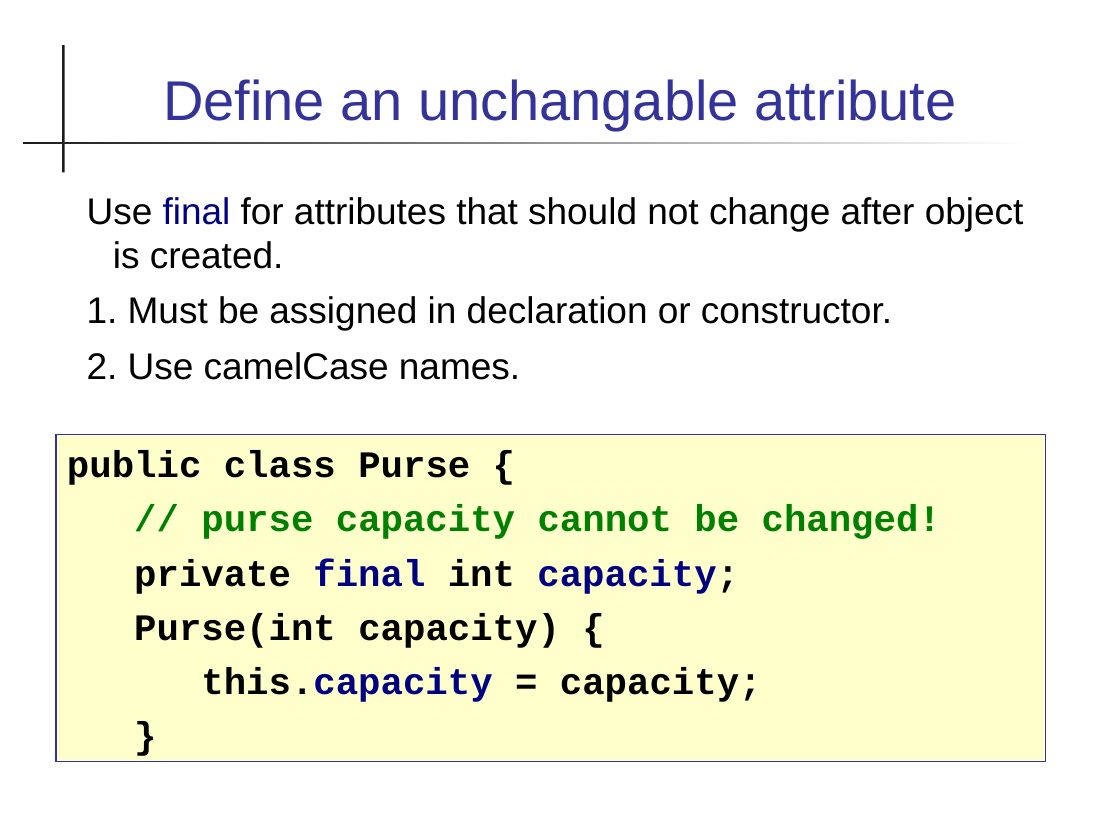
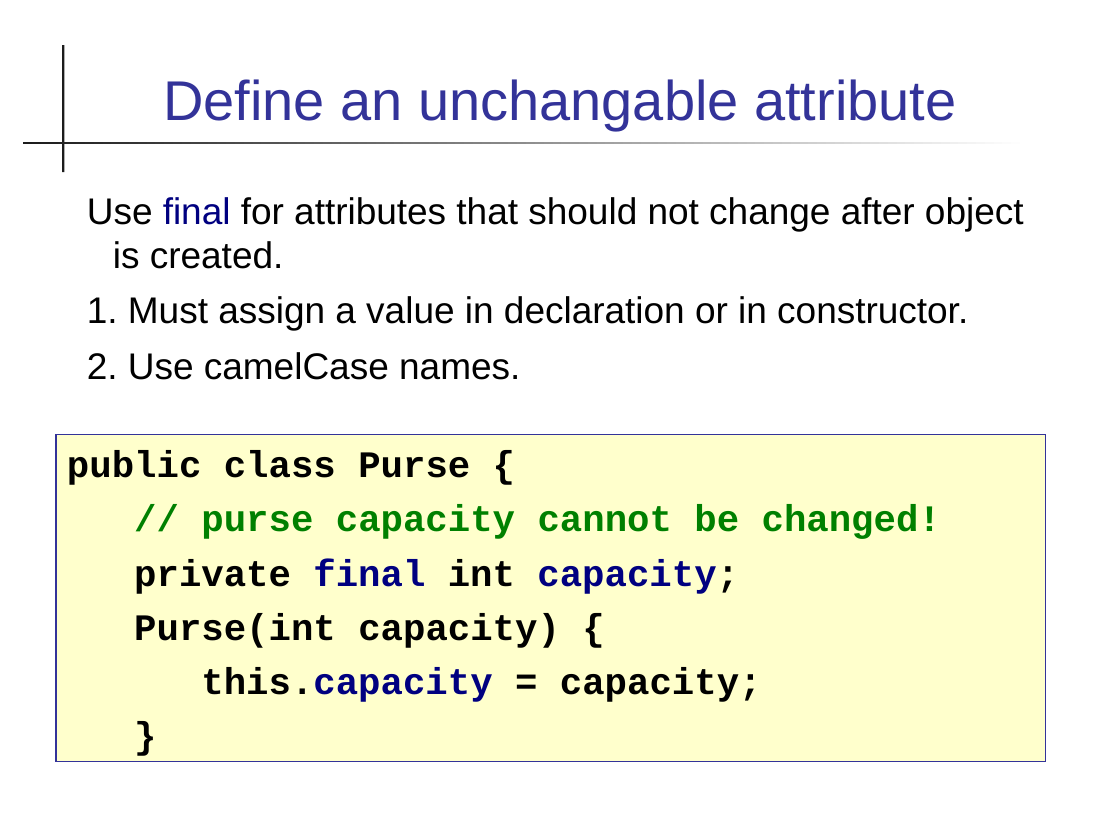
Before and after one commit to skeoop/skeoop.github.io, a slide deck: slide 4 of week5/Final-modifier.ppt. Drawn at 1120x840 pixels with LibreOffice and Linux fonts; fonts in the diff are those of the drawing. Boxes give left, top, right and bottom in pixels: in the first picture for what was removed or moved away, otherwise in the second. Text is boxed around its words. In the diff, an @@ line names an element or a change of style, - is before the commit and + after.

```diff
--- a/week5/Final-modifier.ppt
+++ b/week5/Final-modifier.ppt
@@ text at <box>87,296,968,330</box>: text changed @@
-1. Must be assigned in declaration or constructor.
+1. Must assign a value in declaration or in constructor.
```
Also in this commit, not shown: 4 other slides changed, 6 other files.
